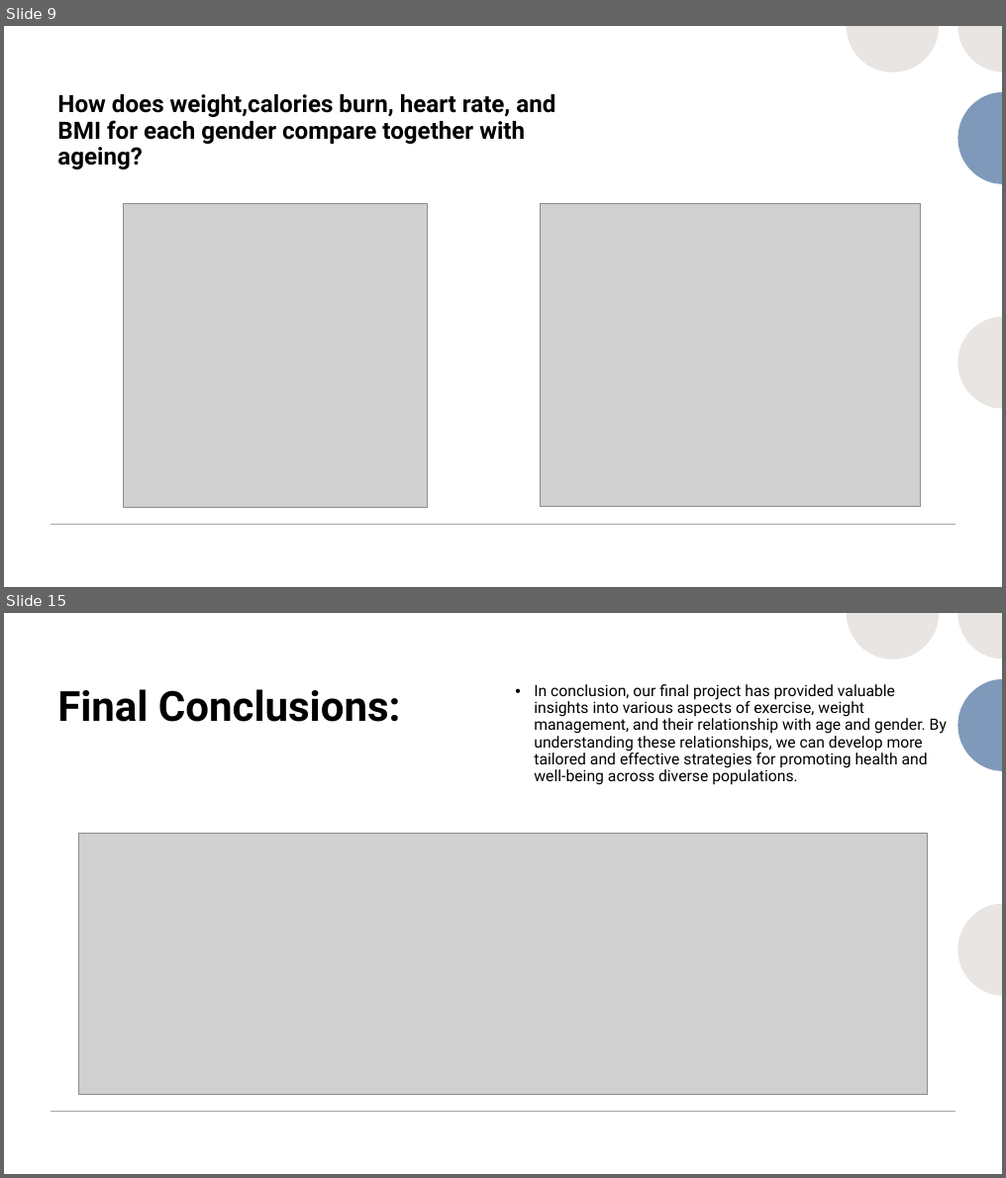
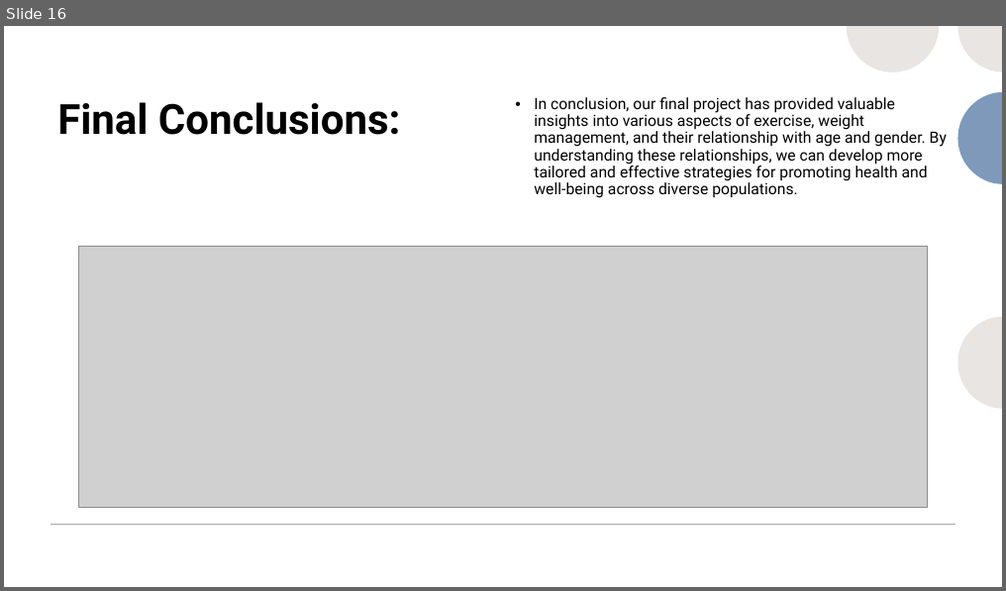
Before and after one commit to Zoouri/Project-3---Group-3, a slide deck: Presentation.pptx. Shown one above the other, each under a label of ours: slides 9 and 15 before the commit, slide 16 after it; the slides between them are not shown. The pictures are 1006x1178 and 1006x591 pixels, drawn with LibreOffice and Linux fonts; fonts in the diff are those of the drawing; grey boxes stand for pictures. Boxes give left, top, right and bottom in pixels: in the first picture for what was removed or moved away, otherwise in the second. Text is boxed around its words. In the diff, an @@ line names an element or a change of style, - is before the commit and + after.

```diff
--- a/Presentation.pptx
+++ b/Presentation.pptx
@@ slide 9 removed at [4, 26, 1002, 587], background #FFFFFF @@
@@ rectangle removed at [4, 26, 1002, 587] @@
@@ group removed at [846, 26, 1002, 408]: 4 freeform shapes @@
@@ title removed at [57, 94, 555, 170] @@
-How does weight,calories burn, heart rate, and BMI for each gender compare together with ageing?
@@ group removed at [512, 26, 1002, 587]: 10 freeform shapes @@
@@ picture removed at [123, 203, 427, 507] @@
@@ picture removed at [540, 203, 921, 506] @@
@@ line removed from (51, 525) to (955, 525) @@
@@ what was slide 15 is now slide 16 @@
```
Also in this commit, not shown: 1 slide changed, 9 slides added, 9 other slides removed, 1 other file.
